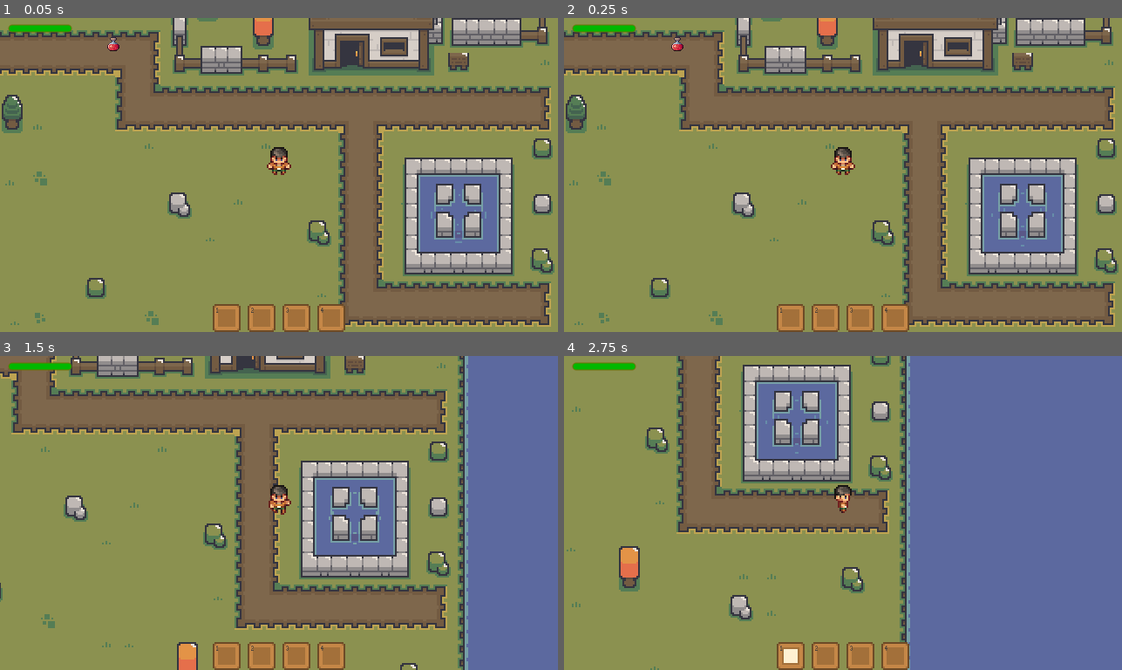
Above: before the commit, frames 1-4 (two rows, left to right).
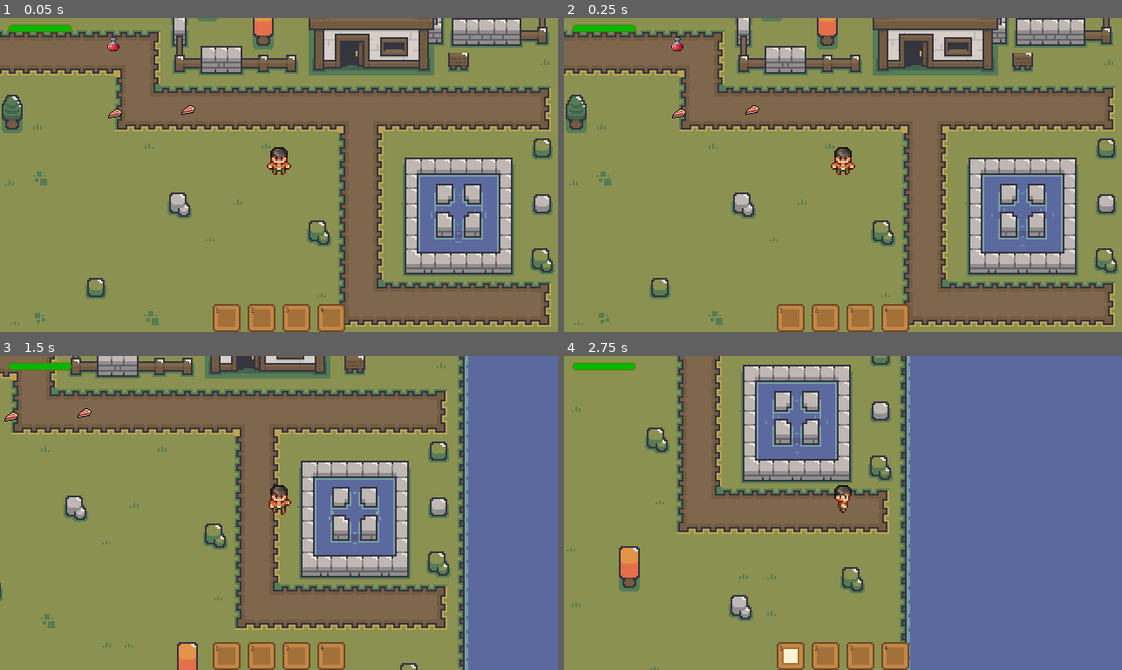
Above: after the commit, the same moments.

Repository: kahanscious/youtube-2d-arpg-series
Game: Godot game, scene res://levels/test_level.tscn
The game is run twice, just before and just after one commit, with the same random seed, the same clock (stepped at 60 frames per second) and the same inputs.
Inputs (mouse positions are in pixels of both pictures, inside the frame that each line leads up to):
- Up to frame 1 (0.05 s): no input
- Up to frame 2 (0.25 s): no input
- Up to frame 3 (1.5 s): tap Enter at 0.5 s; move the mouse to (401, 497) at 0.52 s; hold D (move_right) 0.53-1.28 s; click (401, 497) at 0.6 s; move the mouse to (167, 528) at 1.27 s; hold S (move_down) from 1.28 s (still down); right-click (167, 528) at 1.35 s
- Up to frame 4 (2.75 s): move the mouse to (898, 443) at 2.02 s; release S (move_down) at 2.03 s; hold D (move_right) from 2.03 s (still down); tap 1 at 2.1 s

The runs differ from the first frame. In frame 1, 0.1% of the frame differs, in the area x 19-35%, y 27-32%; in frame 2, 0.1%; in frame 3, 0.1%; in frame 4, nothing differs.

Commit message:
video 10

Diff:
--- a/character/state/attack_state.gd
+++ b/character/state/attack_state.gd
@@ -7,6 +7,14 @@
 
 
 func enter() -> void:
+	var mouse_pos = get_viewport().get_mouse_position()
+	var slots = GameManager.character.get_node("InventoryBar/Control/HBoxContainer/Slots")
+	if slots:
+		for slot in slots.get_children():
+			if slot.get_global_rect().has_point(mouse_pos):
+				state_machine.change_state("idle")
+				return
+
 	GameManager.character.is_attacking = true
 	GameManager.character.can_attack = false
 	attack_direction = GameManager.character.last_direction
--- a/inventory/inventory_slot.gd
+++ b/inventory/inventory_slot.gd
@@ -9,6 +9,14 @@
 
 var slot_index: int = 0
 var _pending_slot_index: int = -1
+var dragging: bool = false
+var drag_data: Dictionary = {}
+
+static var held_item: Dictionary = {}
+static var original_slot_index: int = -1
+static var is_dragging_item: bool = false
+
+const SNAP_DISTANCE: float = 32.0
 
 
 func _ready() -> void:
@@ -46,3 +54,134 @@
 
 func set_selected(selected: bool) -> void:
 	texture = selected_texture if selected else normal_texture
+
+
+func get_inventory() -> Inventory:
+	var inventory_bar = owner
+	if inventory_bar:
+		var inventory = inventory_bar.inventory
+		if inventory:
+			return inventory
+
+	var parent = get_parent()
+	while parent:
+		if parent.has_node("Inventory"):
+			return parent.get_node("Inventory")
+		parent = parent.get_parent()
+
+	return null
+
+
+func _get_drag_data(_position: Vector2) -> Variant:
+	var inventory = get_inventory()
+	if not inventory or not item_icon.visible:
+		return null
+
+	var preview = TextureRect.new()
+	preview.texture = item_icon.texture
+	preview.expand_mode = TextureRect.EXPAND_IGNORE_SIZE
+	preview.custom_minimum_size = Vector2(16, 16)
+	preview.modulate = Color(1, 1, 1, 0.7)
+
+	var control = Control.new()
+	control.add_child(preview)
+	preview.position = -0.5 * preview.custom_minimum_size
+
+	held_item = {
+		"item": inventory.items[slot_index].item, "quantity": inventory.items[slot_index].quantity
+	}
+
+	original_slot_index = slot_index
+	is_dragging_item = true
+	dragging = true
+	inventory.items[slot_index].item = null
+	inventory.items[slot_index].quantity = 0
+	inventory.inventory_changed.emit()
+
+	set_drag_preview(control)
+
+	return held_item
+
+
+func _can_drop_data(_position: Vector2, data: Variant) -> bool:
+	var inventory = get_inventory()
+	if not inventory:
+		return false
+	return data is Dictionary and data.has("item") and inventory.items[slot_index].item == null
+
+
+func _drop_data(_position: Vector2, data: Variant) -> void:
+	var inventory = get_inventory()
+	if not inventory:
+		return
+
+	var current_slot_data = inventory.items[slot_index]
+
+	if current_slot_data.item == null:
+		current_slot_data.item = held_item.item
+		current_slot_data.quantity = held_item.quantity
+		held_item.clear()
+		original_slot_index = -1
+		is_dragging_item = false
+		dragging = false
+		inventory.inventory_changed.emit()
+
+
+func return_held_item_to_inventory() -> void:
+	var inventory = get_inventory()
+	if held_item.is_empty() or not inventory:
+		return
+
+	if original_slot_index != -1:
+		inventory.items[original_slot_index].item = held_item.item
+		inventory.items[original_slot_index].quantity = held_item.quantity
+	else:
+		print("Original slot not found - this shouldn't happen!")
+
+	held_item.clear()
+	original_slot_index = -1
+	is_dragging_item = false
+	inventory.inventory_changed.emit()
+
+
+func _input(event: InputEvent) -> void:
+	if event.is_action_pressed("ui_cancel"):
+		if not held_item.is_empty():
+			return_held_item_to_inventory()
+			is_dragging_item = false
+			dragging = false
+			get_viewport().set_input_as_handled()
+
+
+func find_closest_slot(global_pos: Vector2) -> InventorySlot:
+	var closest_slot: InventorySlot = null
+	var inventory_bar = owner
+
+	if not inventory_bar or not inventory_bar.slots:
+		return null
+
+	for slot in inventory_bar.slots.get_children():
+		if not slot is InventorySlot:
+			continue
+		var slot_center = slot.global_position + slot.size * 0.5
+		var distance = global_pos.distance_to(slot_center)
+
+		if distance < SNAP_DISTANCE:
+			closest_slot = slot
+
+	return closest_slot
+
+
+func _notification(what: int) -> void:
+	if what == NOTIFICATION_DRAG_END:
+		if dragging and not held_item.is_empty():
+			var mouse_pos = get_viewport().get_mouse_position()
+			var closest_slot = find_closest_slot(mouse_pos)
+
+			if closest_slot:
+				closest_slot._drop_data(Vector2.ZERO, held_item)
+			else:
+				return_held_item_to_inventory()
+
+			is_dragging_item = false
+			dragging = false
--- a/inventory/inventory_slot.tscn
+++ b/inventory/inventory_slot.tscn
@@ -16,6 +16,7 @@
 custom_minimum_size = Vector2(16, 16)
 offset_right = 16.0
 offset_bottom = 16.0
+mouse_filter = 0
 texture = SubResource("AtlasTexture_hkl2q")
 stretch_mode = 4
 script = ExtResource("1_vwn5x")
@@ -45,6 +46,7 @@
 offset_bottom = 4.0
 grow_horizontal = 2
 grow_vertical = 2
+mouse_filter = 2
 expand_mode = 3
 stretch_mode = 5
 
--- a/items/health_potion/health_potion.tres
+++ b/items/health_potion/health_potion.tres
@@ -19,3 +19,4 @@
 damage = 0
 heal_amount = 20
 use_animation_prefix = ""
+pickup_scale = Vector2(0.5, 0.5)
--- a/items/item.gd
+++ b/items/item.gd
@@ -12,6 +12,7 @@
 @export var damage: int = 0
 @export_range(0, 100) var heal_amount: int = 0
 @export var use_animation_prefix: String = ""
+@export var pickup_scale: Vector2 = Vector2.ONE
 
 
 func use(character: Character) -> bool:
--- a/items/item_configs.gd
+++ /dev/null
@@ -1,12 +0,0 @@
-extends Resource
-
-const ITEM_CONFIGS = {
-	"health_potion":
-	{
-		"scale": Vector2(0.5, 0.5),
-	}
-}
-
-
-static func get_config(item_id: String) -> Dictionary:
-	return ITEM_CONFIGS.get(item_id, {})
--- a/items/item_pickup.gd
+++ b/items/item_pickup.gd
@@ -10,8 +10,6 @@
 		if Engine.is_editor_hint() and is_node_ready():
 			_update_sprite()
 @export var quantity: int = 1
-
-const ItemConfig = preload("res://items/item_configs.gd")
 
 
 func _ready() -> void:
@@ -27,10 +25,7 @@
 
 	if not Engine.is_editor_hint():
 		await get_tree().process_frame
-
-		var config = ItemConfig.get_config(item.id)
-		if config.has("scale"):
-			scale = config.scale
+		scale = item.pickup_scale
 
 
 func _update_sprite() -> void:
--- /dev/null
+++ b/items/pie/pie.tres
@@ -0,0 +1,22 @@
+[gd_resource type="Resource" script_class="Item" load_steps=4 format=3 uid="uid://cd0g2j1fjycwv"]
+
+[ext_resource type="Script" path="res://items/item.gd" id="1_n3nuu"]
+[ext_resource type="Texture2D" uid="uid://cpoy0v8smvuok" path="res://assets/items/items.png" id="1_ntxyr"]
+
+[sub_resource type="AtlasTexture" id="AtlasTexture_hxirl"]
+atlas = ExtResource("1_ntxyr")
+region = Rect2(48, 128, 16, 16)
+
+[resource]
+script = ExtResource("1_n3nuu")
+id = "pie"
+name = "Pie"
+icon = SubResource("AtlasTexture_hxirl")
+description = "A tasty pie"
+stackable = false
+max_stack_size = 1
+item_type = 0
+damage = 0
+heal_amount = 50
+use_animation_prefix = ""
+pickup_scale = Vector2(0.5, 0.5)
--- a/levels/test_level.tscn
+++ b/levels/test_level.tscn
@@ -18,6 +18,7 @@
 [ext_resource type="PackedScene" uid="uid://m3qew2wmp0dt" path="res://levels/level_transition/level_transition.tscn" id="15_c1syf"]
 [ext_resource type="PackedScene" uid="uid://dnrrs7llhji2w" path="res://items/item_pickup.tscn" id="16_eee45"]
 [ext_resource type="Resource" uid="uid://bh7ajrftcmojv" path="res://items/health_potion/health_potion.tres" id="17_00y8q"]
+[ext_resource type="Resource" uid="uid://cd0g2j1fjycwv" path="res://items/pie/pie.tres" id="19_eym1w"]
 
 [sub_resource type="TileSetAtlasSource" id="TileSetAtlasSource_p3dkm"]
 texture = ExtResource("1_vver3")
@@ -771,6 +772,12 @@
 
 [sub_resource type="CircleShape2D" id="CircleShape2D_edds6"]
 
+[sub_resource type="CircleShape2D" id="CircleShape2D_i4n1x"]
+radius = 6.0
+
+[sub_resource type="CircleShape2D" id="CircleShape2D_qqd0b"]
+radius = 7.07107
+
 [node name="TestLevel" type="Node2D"]
 y_sort_enabled = true
 script = ExtResource("1_q7spb")
@@ -834,14 +841,32 @@
 position = Vector2(64, 62)
 shape = SubResource("RectangleShape2D_iymj6")
 
-[node name="Potions" type="Node" parent="."]
-
-[node name="ItemPickup" parent="Potions" instance=ExtResource("16_eee45")]
+[node name="Items" type="Node" parent="."]
+
+[node name="Potion" parent="Items" instance=ExtResource("16_eee45")]
 position = Vector2(322, 155)
 scale = Vector2(0.5, 0.5)
 collision_layer = 4
 collision_mask = 16
 item = ExtResource("17_00y8q")
 
-[node name="CollisionShape2D2" type="CollisionShape2D" parent="Potions/ItemPickup"]
+[node name="CollisionShape2D2" type="CollisionShape2D" parent="Items/Potion"]
 shape = SubResource("CircleShape2D_edds6")
+
+[node name="Pie" parent="Items" instance=ExtResource("16_eee45")]
+position = Vector2(323, 195)
+collision_layer = 4
+collision_mask = 16
+item = ExtResource("19_eym1w")
+
+[node name="CollisionShape2D2" type="CollisionShape2D" parent="Items/Pie"]
+shape = SubResource("CircleShape2D_i4n1x")
+
+[node name="Pie2" parent="Items" instance=ExtResource("16_eee45")]
+position = Vector2(365, 193)
+collision_layer = 4
+collision_mask = 16
+item = ExtResource("19_eym1w")
+
+[node name="CollisionShape2D2" type="CollisionShape2D" parent="Items/Pie2"]
+shape = SubResource("CircleShape2D_qqd0b")
Binary file added: assets/items/items.png
Not shown: 1 places in levels/test_level.tscn that only renumber resources
